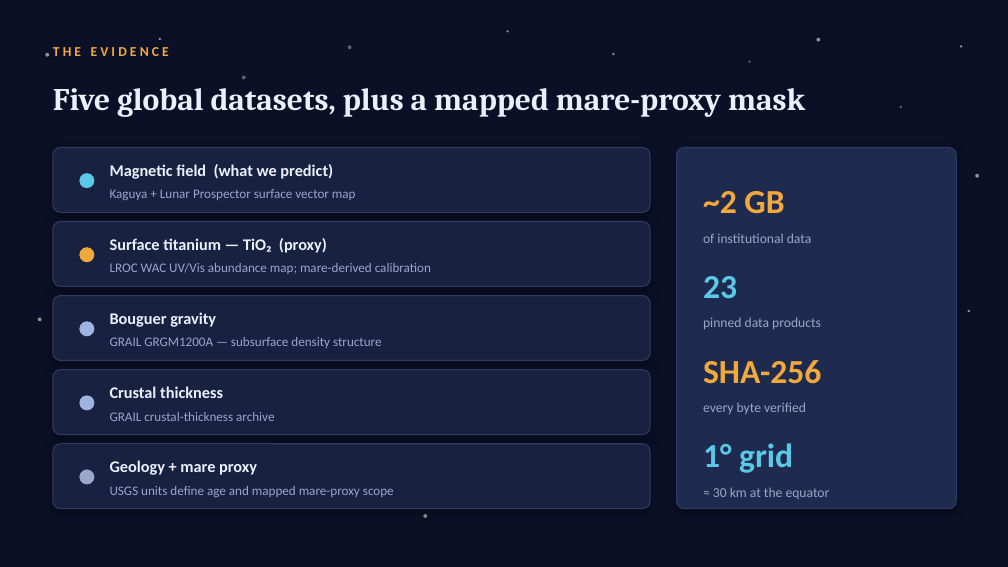
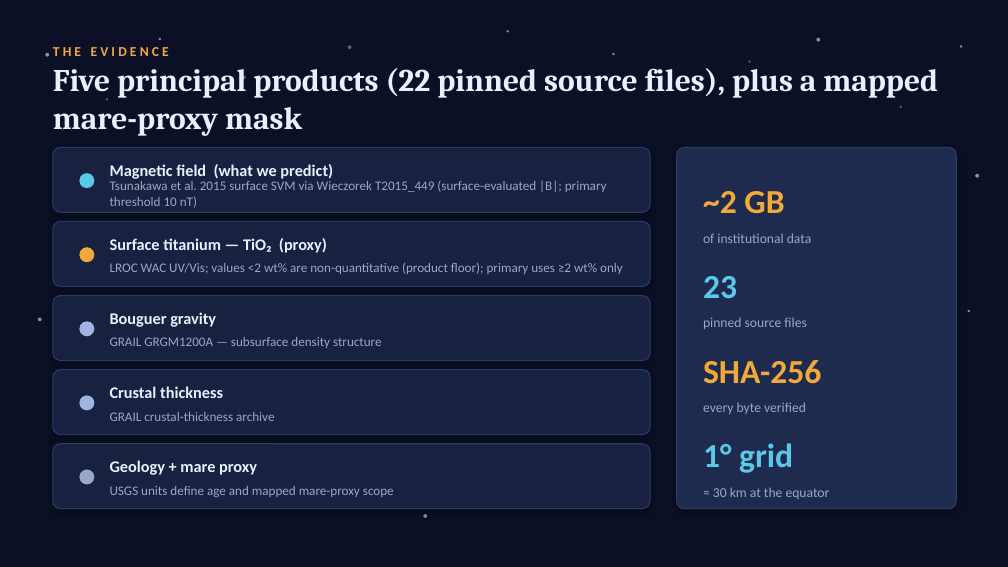
Before and after one commit to lemoon01110/Lunar-Titanium-Magnetism, a slide deck: slide 6 of Paper-and-Pitch/Pitch.pptx. Drawn at 1008x567 pixels with LibreOffice and Linux fonts; fonts in the diff are those of the drawing. Boxes give left, top, right and bottom in pixels: in the first picture for what was removed or moved away, otherwise in the second. Text is boxed around its words. In the diff, an @@ line names an element or a change of style, - is before the commit and + after.

```diff
--- a/Paper-and-Pitch/Pitch.pptx
+++ b/Paper-and-Pitch/Pitch.pptx
@@ text at box(53, 68, 938, 136): text changed @@
-Five global datasets, plus a mapped mare-proxy mask
+Five principal products (22 pinned source files), plus a mapped mare-proxy mask
@@ text at box(110, 180, 607, 208): text changed @@
-Kaguya + Lunar Prospector surface vector map
+Tsunakawa et al. 2015 surface SVM via Wieczorek T2015_449 (surface-evaluated |B|; primary threshold 10 nT)
@@ text at box(110, 263, 623, 274): text changed @@
-LROC WAC UV/Vis abundance map; mare-derived calibration
+LROC WAC UV/Vis; values <2 wt% are non-quantitative (product floor); primary uses ≥2 wt% only
@@ text at box(703, 317, 806, 329): text changed @@
-pinned data products
+pinned source files
```
Also in this commit, not shown: 10 other slides changed, 34 other files.
